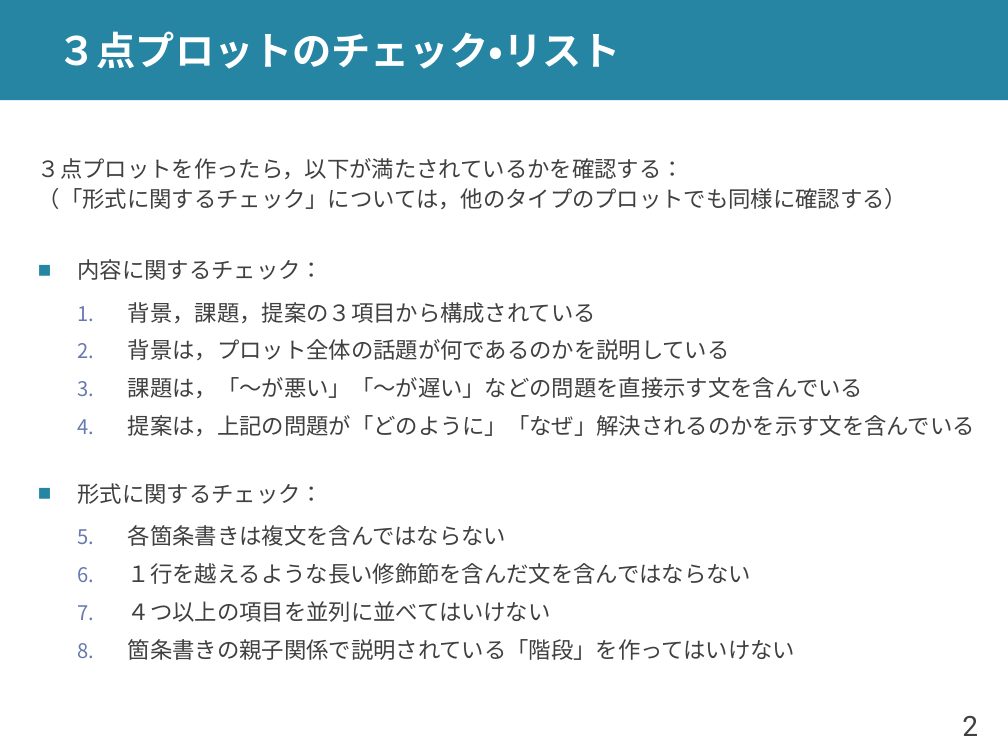
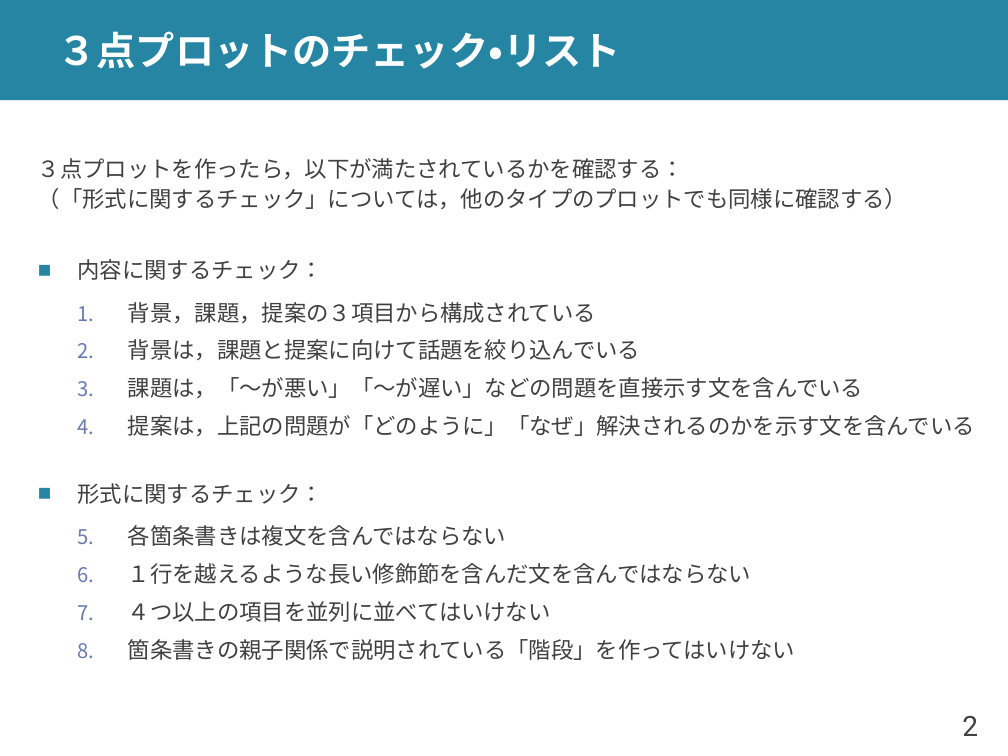
Before and after one commit to shioya-lab/how-to, a slide deck: slide 2 of plot.pptx. Drawn at 1008x756 pixels with LibreOffice and Linux fonts; fonts in the diff are those of the drawing. Boxes give left, top, right and bottom in pixels: in the first picture for what was removed or moved away, otherwise in the second. Text is boxed around its words. In the diff, an @@ line names an element or a change of style, - is before the commit and + after.

Commit message:
plot を v16 に
イントロプロットを書き換え

```diff
--- a/plot.pptx
+++ b/plot.pptx
@@ text at [128,339,640,360]: text changed @@
-  2. 背景は，プロット全体の話題が何であるのかを説明している
+  2. 背景は，課題と提案に向けて話題を絞り込んでいる
```
Also in this commit, not shown: 3 other slides changed, 5 slides added, 1 other file.
